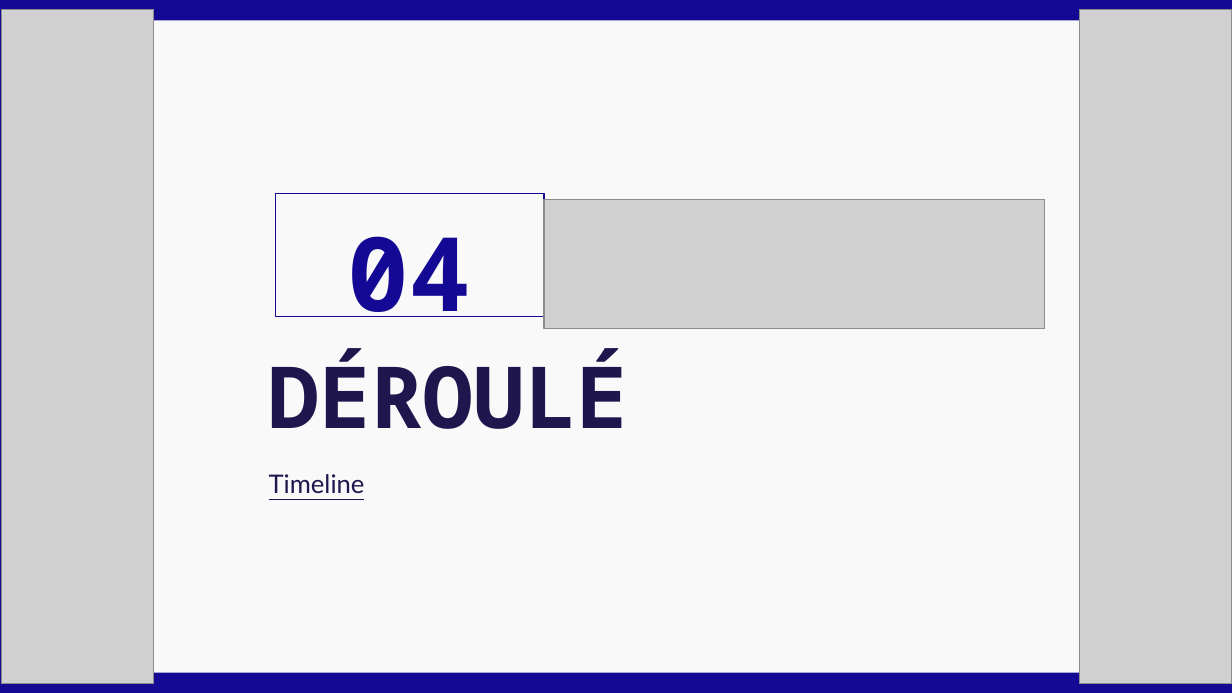
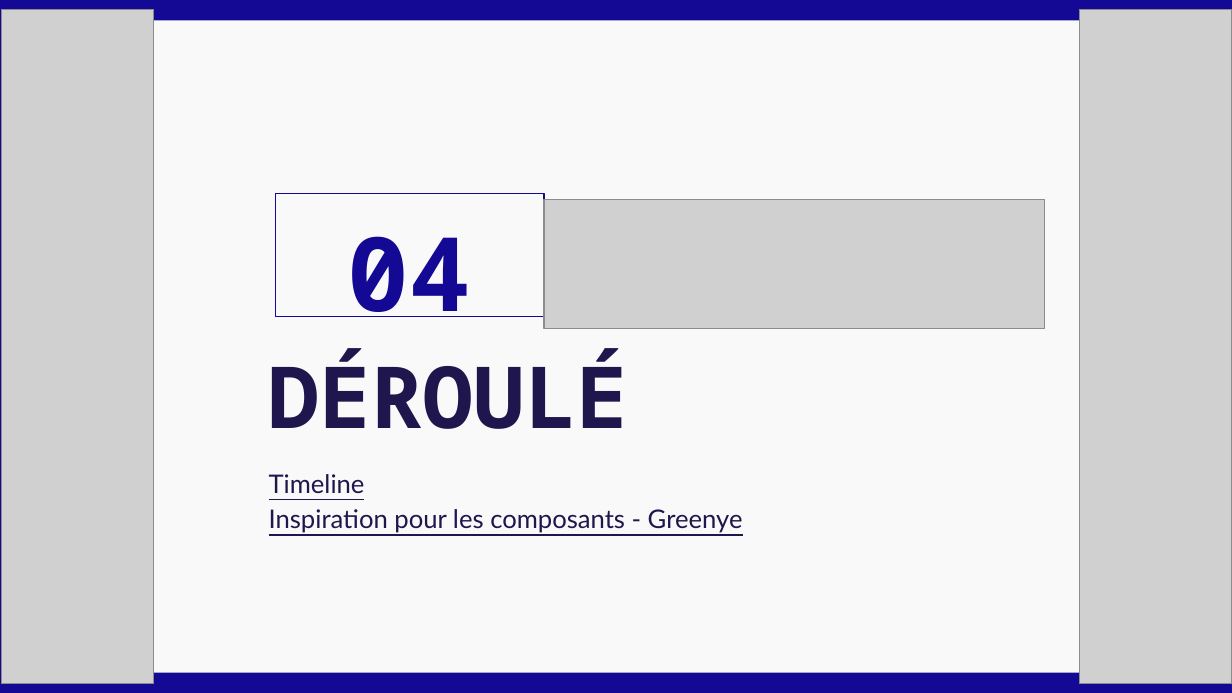
Before and after one commit to bananasmoothii/micromouse, a slide deck: slide 13 of Rendu/Presentation Soutenance.pptx. Drawn at 1232x693 pixels with LibreOffice and Linux fonts; fonts in the diff are those of the drawing; grey boxes stand for pictures. Boxes give left, top, right and bottom in pixels: in the first picture for what was removed or moved away, otherwise in the second. Text is boxed around its words. In the diff, an @@ line names an element or a change of style, - is before the commit and + after.

```diff
--- a/Rendu/Presentation Soutenance.pptx
+++ b/Rendu/Presentation Soutenance.pptx
@@ subtitle at (x1=269, y1=509, x2=743, y2=533): paragraph added @@
+Inspiration pour les composants - Greenye
```
Also in this commit, not shown: 4 other slides changed, 2 slides added, 7 other files.
